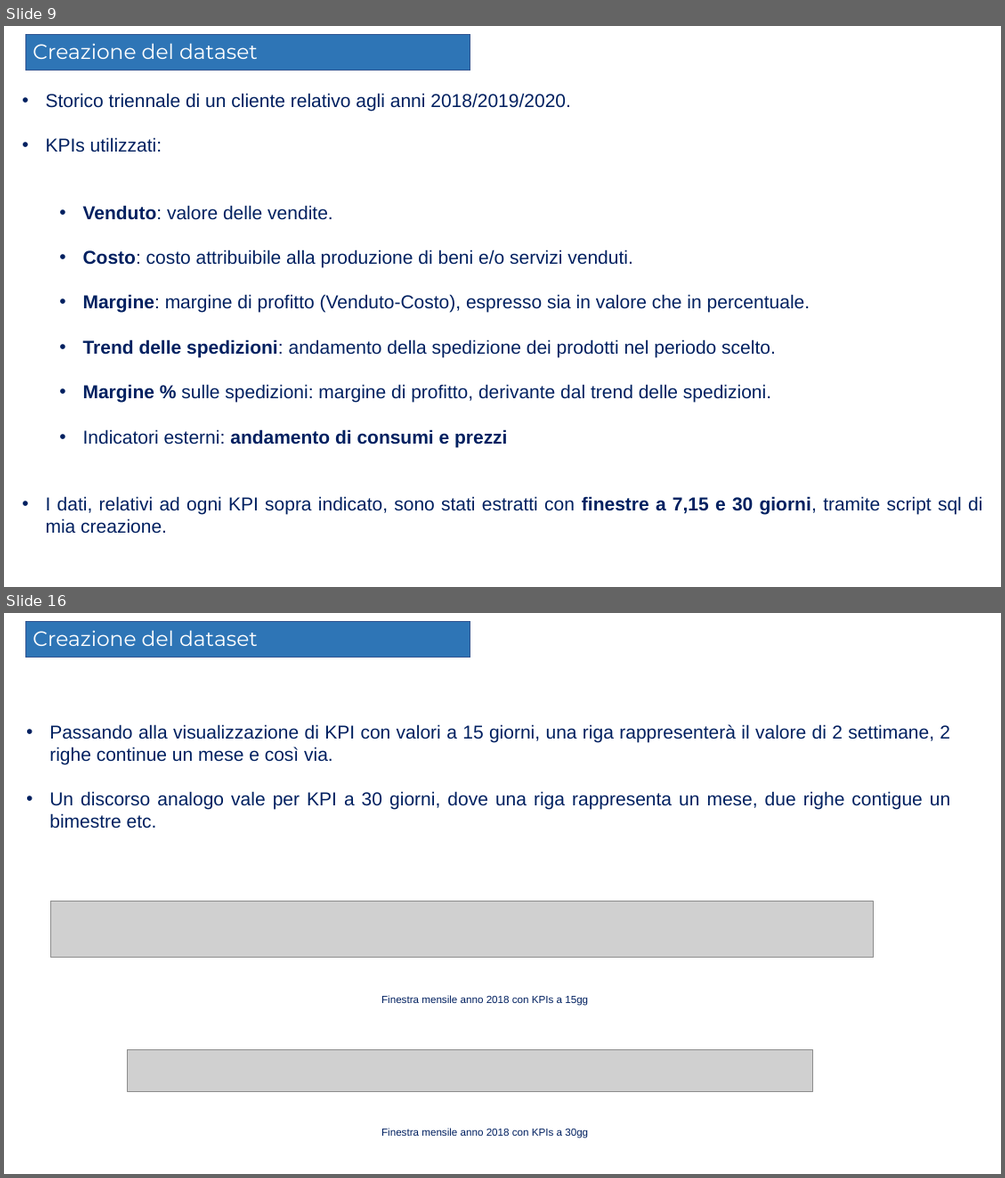
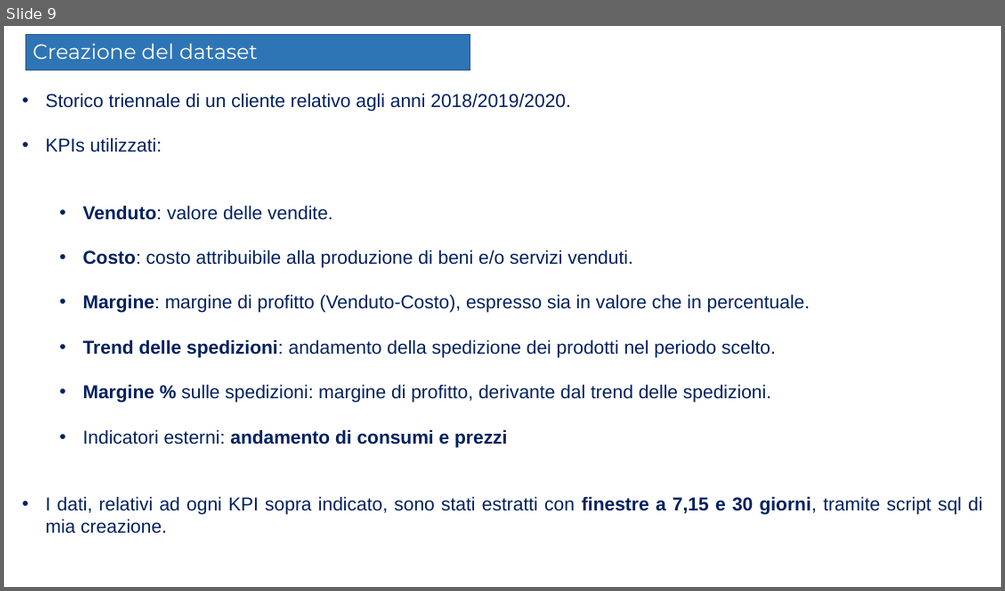
Before and after one commit to Elmaravilla7/Tesi, a slide deck: Presentazione204898.pptx. Shown one above the other, each under a label of ours: slides 9 and 16 before the commit, slide 9 after it; the slides between them are not shown. The pictures are 1005x1178 and 1005x591 pixels, drawn with LibreOffice and Linux fonts; fonts in the diff are those of the drawing; grey boxes stand for pictures. Boxes give left, top, right and bottom in pixels: in the first picture for what was removed or moved away, otherwise in the second. Text is boxed around its words. In the diff, an @@ line names an element or a change of style, - is before the commit and + after.

```diff
--- a/Presentazione204898.pptx
+++ b/Presentazione204898.pptx
@@ slide 16 removed at box(4, 613, 1001, 1174), background #FFFFFF @@
@@ rectangle removed at box(25, 621, 470, 657) @@
@@ text removed at box(32, 630, 258, 646) @@
-Creazione del dataset
@@ text removed at box(49, 724, 950, 828) @@
-  • Passando alla visualizzazione di KPI con valori a 15 giorni, una riga rappresenterà il valore di 2 settimane, 2 righe continue un mese e così via.
-  • Un discorso analogo vale per KPI a 30 giorni, dove una riga rappresenta un mese, due righe contigue un bimestre etc.
@@ picture removed at box(51, 900, 873, 957) @@
@@ text removed at box(381, 995, 588, 1005) @@
-  Finestra mensile anno 2018 con KPIs a 15gg
@@ picture removed at box(128, 1050, 813, 1091) @@
@@ text removed at box(381, 1127, 588, 1138) @@
-  Finestra mensile anno 2018 con KPIs a 30gg
```
Also in this commit, not shown: 4 slides changed, 1 slide added, 8 other slides removed.
